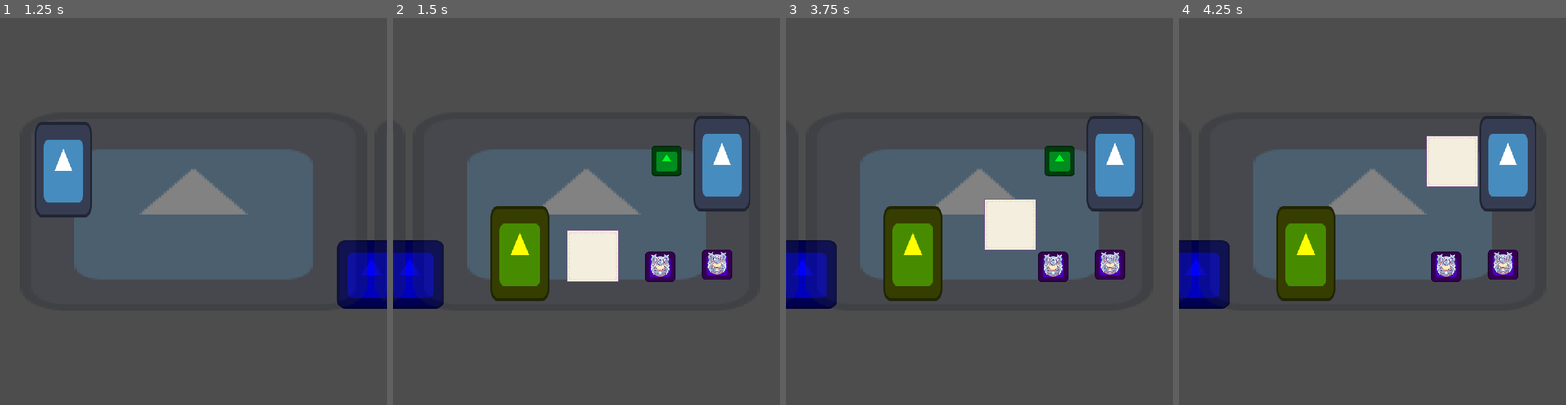
Above: before the commit, frames 1-4 (left to right).
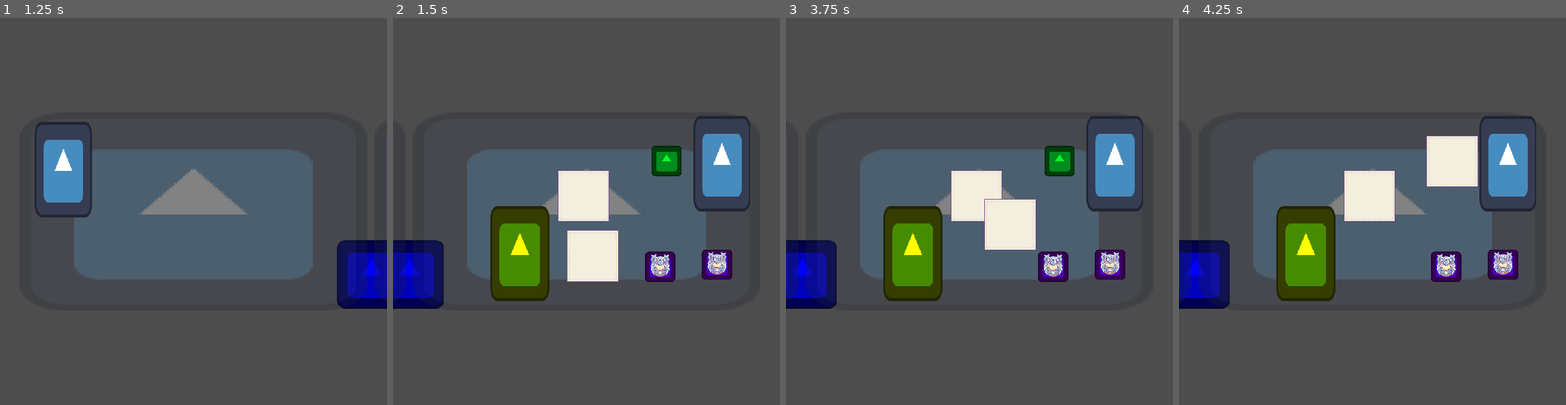
Above: after the commit, the same moments.

Repository: luankaike-code/felpo-jam-2026
Game: Godot game, scene res://scenes/screens/root_game.tscn
Two runs of this game, one before a commit and one after it. Both use one fixed random seed, a clock stepped at 60 frames per second and the inputs below. The engine's default icon, where the game draws it, is replaced by a stand-in: a white triangle on a blue panel in a dark square.
Inputs (mouse positions are in pixels of both pictures, inside the frame that each line leads up to):
- Up to frame 1 (1.25 s): click (58, 203) at 0.52 s
- Up to frame 2 (1.5 s): tap Enter (ui_accept) at 1.25 s; move the mouse to (671, 192) at 1.27 s; hold Right (ui_right) from 1.28 s (still down); click (671, 192) at 1.42 s
- Up to frame 3 (3.75 s): tap Enter (ui_accept) at 1.52, 2.75, 3.5 s; release Right (ui_right) at 2 s; drag from (902, 230) to (1157, 273) at 2.02 s; move the mouse to (1018, 126) at 2.77 s; hold Right (ui_right) 2.78-3.5 s; drag from (987, 254) to (1060, 161) at 3.52 s
- Up to frame 4 (4.25 s): no input

Frame 1 is identical in both runs. In frame 2, 1.8% of the frame differs, in the area x 42-56%, y 39-53%; in frame 3, 1.5%; in frame 4, 1.8%.

Commit message:
Fix Runes so can linked with Rune into some Paper

Diff:
--- a/felpojam-2026-game-code/scenes/screens/game.tscn
+++ b/felpojam-2026-game-code/scenes/screens/game.tscn
@@ -37,7 +37,10 @@
 [node name="InkStand" parent="Local2" unique_id=1766316694 instance=ExtResource("3_mu8e5")]
 position = Vector2(149, -94)
 
-[node name="Paper" parent="Local2" unique_id=449771312 instance=ExtResource("4_o78e0")]
+[node name="Paper2" parent="Local2" unique_id=449771312 instance=ExtResource("4_o78e0")]
+position = Vector2(-5, -30)
+
+[node name="Paper" parent="Local2" unique_id=626873613 instance=ExtResource("4_o78e0")]
 position = Vector2(12, 82)
 
 [node name="PaperTeleporter" parent="Local2" unique_id=1105482110 node_paths=PackedStringArray("linked_teleporter") instance=ExtResource("7_0q6jn")]
--- a/felpojam-2026-game-code/scripts/entitys/rune.gd
+++ b/felpojam-2026-game-code/scripts/entitys/rune.gd
@@ -10,7 +10,7 @@
 	area_entered.connect(liked_other_rune)
 
 func liked_other_rune(area: Area2D):
-	if !area is Rune:
+	if !area is Rune || area.get_parent() != get_parent():
 		return
 	if area.rune_name == rune_name || (area.link && area.link != self) || link:
 		return
